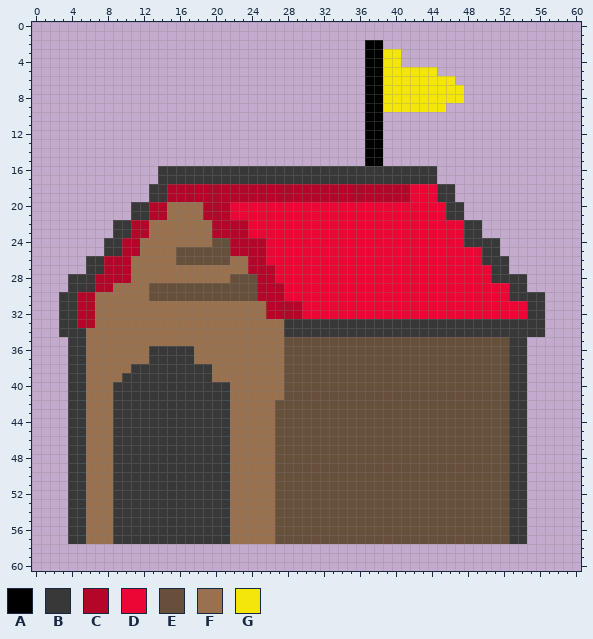
Pixel-art sprite, stored at img/tower_yellow.png. This is how it looked before the edit.
The file is 61x61 pixels.
Palette (. is transparent): A #000000  B #383838  C #b30628  D #ec0636  E #664f3b  F #99714f  G #f4e609
Once edited:
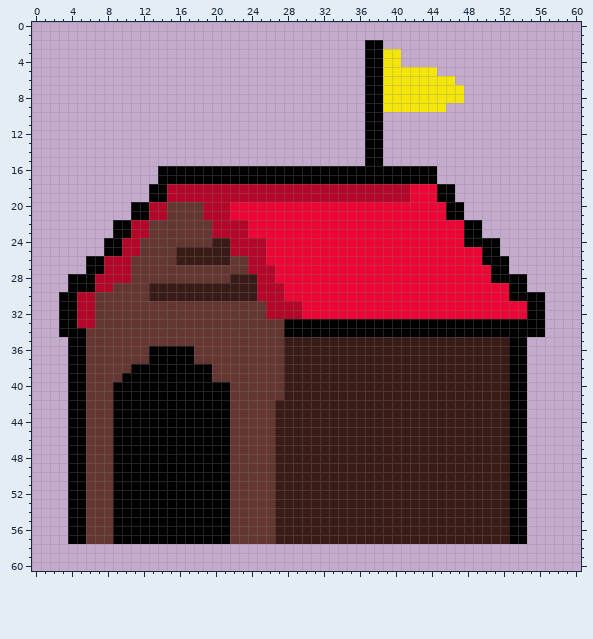
Difference:
Colour E changes from #664f3b to #381a17.
Colour F changes from #99714f to #643631.
Colour A replaces colour B in rows 16 to 17 at x 14 to 44; in rows 18 to 19 at x 13 to 14 and 45 to 46; in rows 20 to 21 at x 11 to 12 and 46 to 47; in rows 22 to 23 at x 9 to 10 and 48 to 49; in row 24 at x 8 to 9 and 48 to 51; in row 25 at x 8 to 9 and 50 to 51.
Colour A replaces colour B in row 26 at x 6 to 7 and 50 to 52; in row 27 at x 6 to 7 and 51 to 52; in row 28 at x 4 to 6 and 51 to 54; in row 29 at x 4 to 6 and 53 to 54; in row 30 at x 3 to 4 and 53 to 56; in rows 31 to 32 at x 3 to 4 and 55 to 56.
Colour A replaces colour B in row 33 at x 3 to 4 and 28 to 56; in row 34 at x 3 to 5 and 28 to 56; in row 35 at x 4 to 5 and 53 to 54; in rows 36 to 37 at x 4 to 5, 13 to 17 and 53 to 54; in row 38 at x 4 to 5, 11 to 19 and 53 to 54; in row 39 at x 4 to 5, 10 to 19 and 53 to 54.
Colour A replaces colour B in rows 40 to 57 at x 4 to 5, 9 to 21 and 53 to 54.
